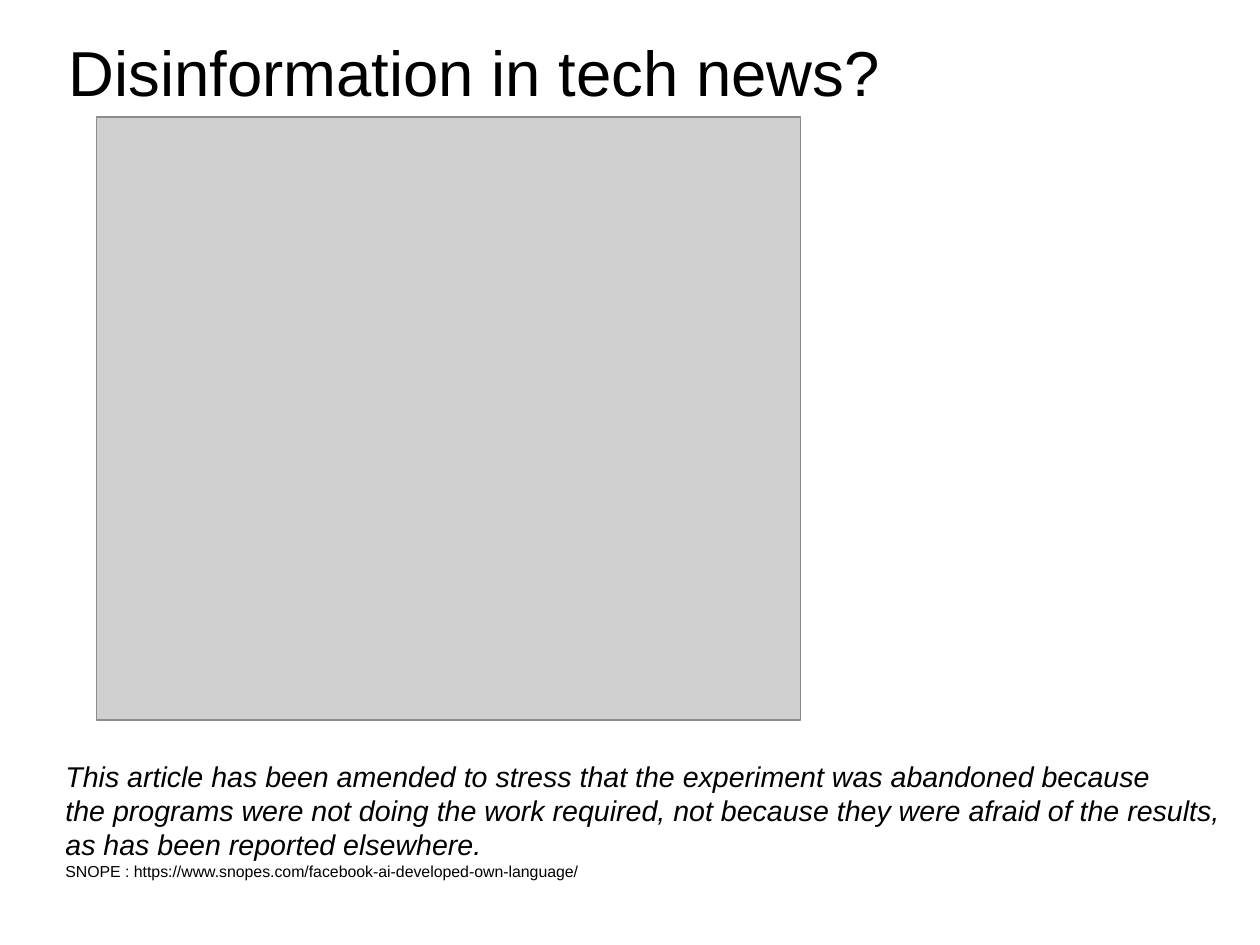
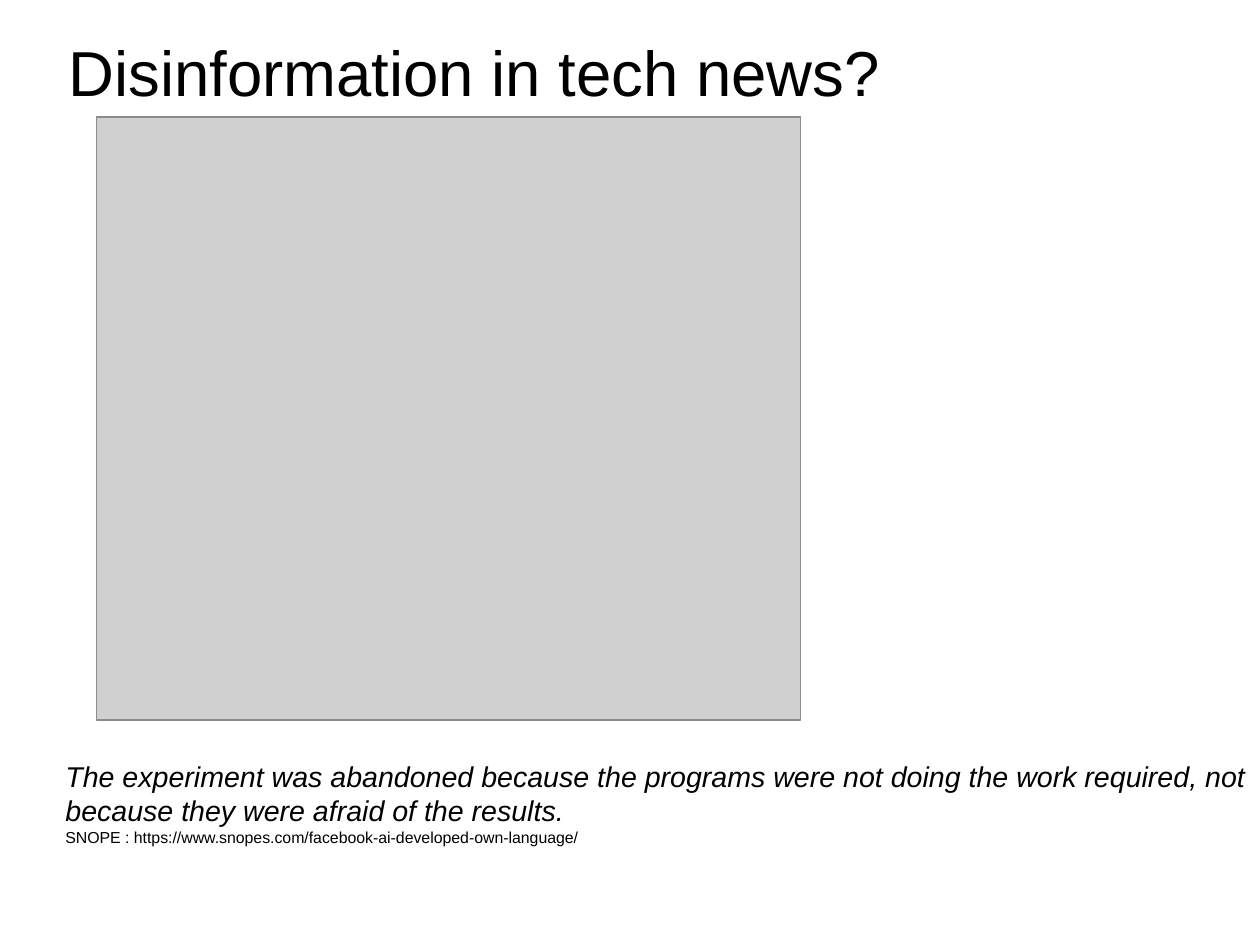
Before and after one commit to diegoami/newscollection, a slide deck: slide 5 of docs/Technical_NLP_6.odp. Drawn at 1260x945 pixels with LibreOffice and Linux fonts; fonts in the diff are those of the drawing; grey boxes stand for pictures. Boxes give left, top, right and bottom in pixels: in the first picture for what was removed or moved away, otherwise in the second. Text is boxed around its words. In the diff, an @@ line names an element or a change of style, - is before the commit and + after.

```diff
--- a/docs/Technical_NLP_6.odp
+++ b/docs/Technical_NLP_6.odp
@@ text at [65,766,1245,827]: text changed @@
-This article has been amended to stress that the experiment was abandoned because
-the programs were not doing the work required, not because they were afraid of the results,
-as has been reported elsewhere.
+The experiment was abandoned because the programs were not doing the work required, not because they were afraid of the results.
```
Also in this commit, not shown: 8 other slides changed, 15 other files.
